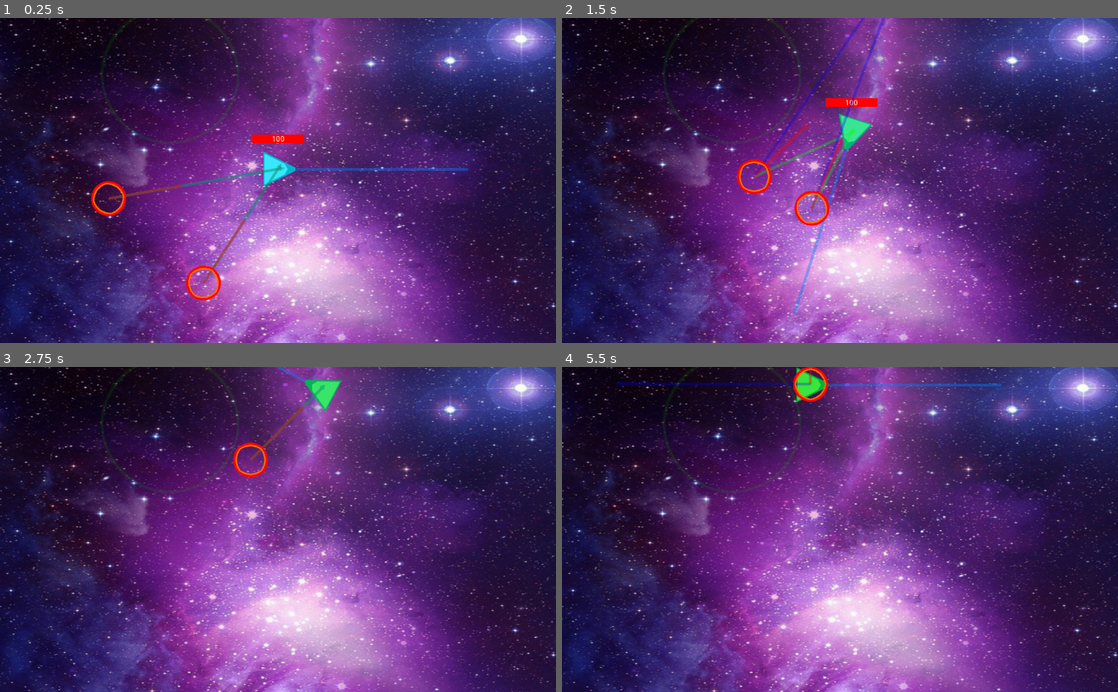
Above: before the commit, frames 1-4 (two rows, left to right).
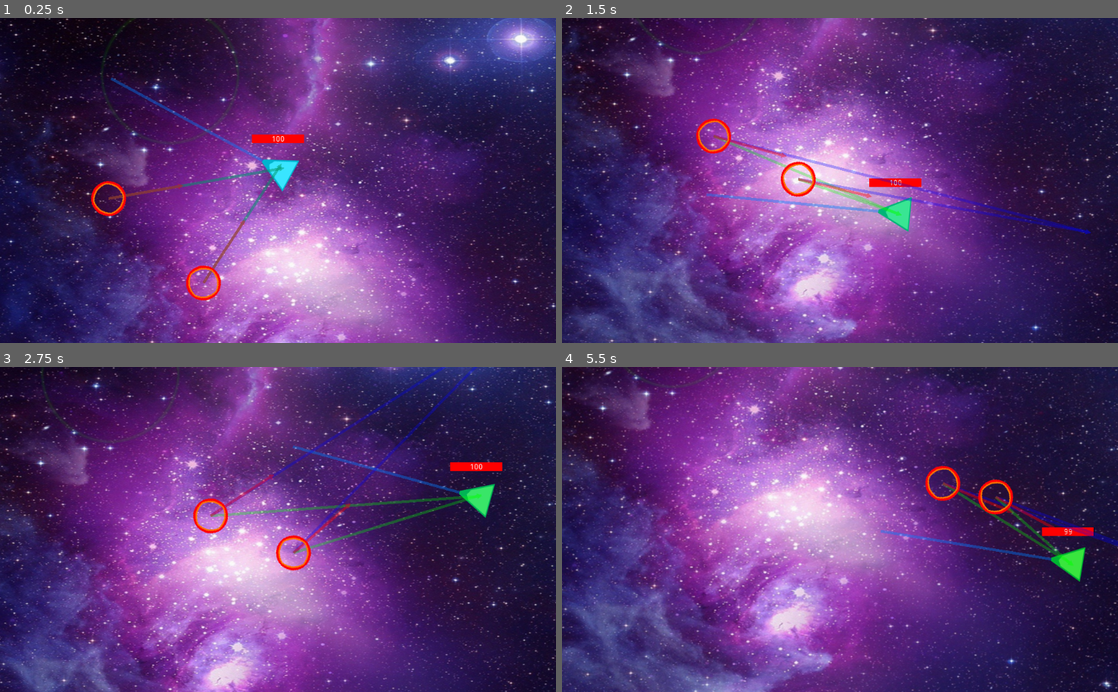
Above: after the commit, the same moments.

Repository: concernedsyndicate/AI
Game: Godot game, scene res://MainScene.tscn
Two runs of this game, one before a commit and one after it. Both use one fixed random seed, a clock stepped at 60 frames per second and the inputs below.
Inputs (mouse positions are in pixels of both pictures, inside the frame that each line leads up to):
- Up to frame 1 (0.25 s): no input
- Up to frame 2 (1.5 s): move the mouse to (962, 164) at 0.52 s; hold Right (right) 0.53-1.28 s; tap Space (shoot) at 0.6, 1.35 s; move the mouse to (728, 196) at 1.27 s; hold S (down) from 1.28 s (still down)
- Up to frame 3 (2.75 s): move the mouse to (333, 458) at 2.02 s; release S (down) at 2.03 s; hold Right (right) from 2.03 s (still down); tap Space (shoot) at 2.1 s
- Up to frame 4 (5.5 s): move the mouse to (812, 594) at 2.77 s; release Right (right) at 2.78 s; hold Up (up) 2.78-3.53 s; tap Space (shoot) every 0.75 s from 2.85 to 5.1 s; move the mouse to (1006, 578) at 3.52 s; hold Left (left) 3.53-5.03 s; move the mouse to (673, 480) at 4.27 s; move the mouse to (867, 529) at 5.02 s; hold S (down) from 5.03 s (still down)

The runs differ from the first frame. In frame 1, 0.9% of the frame differs, in the area x 19-85%, y 18-54%; in frame 2, 69%; in frame 3, 73%; in frame 4, 74%, in the area x 0-100%, y 0-100%.

Commit message:
Rotation changed to mouse

Diff:
--- a/Scripts/Player.gd
+++ b/Scripts/Player.gd
@@ -20,9 +20,9 @@
 
 func process_move(delta):
 	velocity = Vector2(speed * (int(Input.is_action_pressed("up")) - int(Input.is_action_pressed("down"))), 0).rotated(rotation)
-	rotation_dir = int(Input.is_action_pressed("right")) - int(Input.is_action_pressed("left"))
+	velocity += Vector2(speed * (int(Input.is_action_pressed("right")) - int(Input.is_action_pressed("left"))), 0).rotated(rotation + PI/2)
 
-	rotation += rotation_dir * rotation_speed * delta
+	rotation = (get_global_mouse_position() - global_position).angle()
 
 	move_and_slide(velocity)
 
